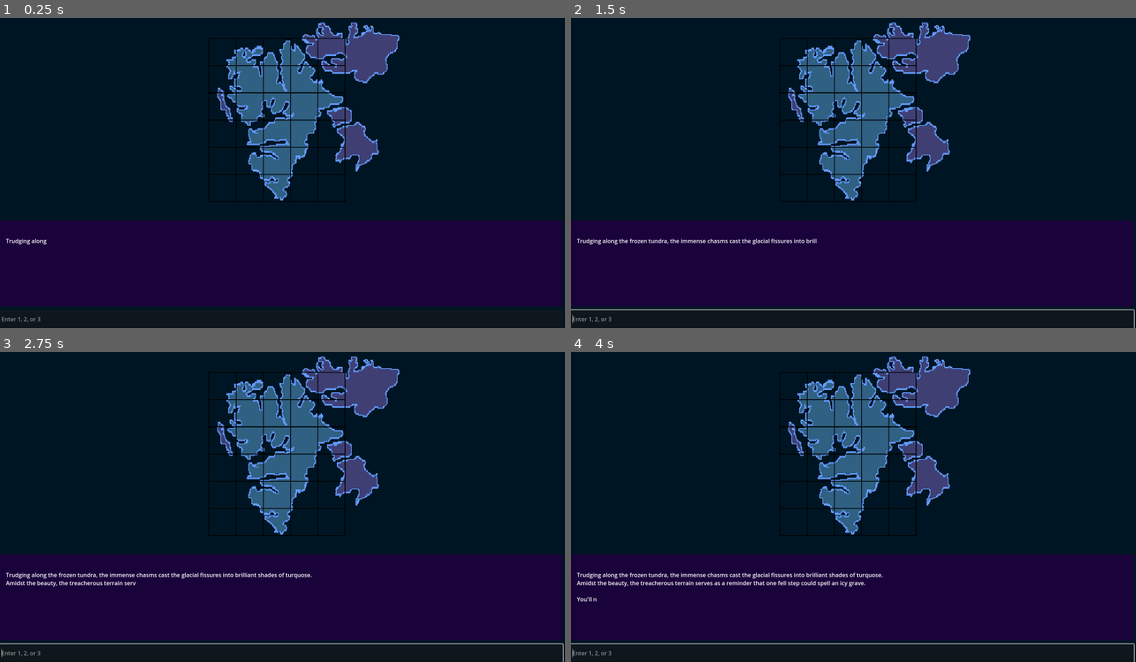
Above: before the commit, frames 1-4 (two rows, left to right).
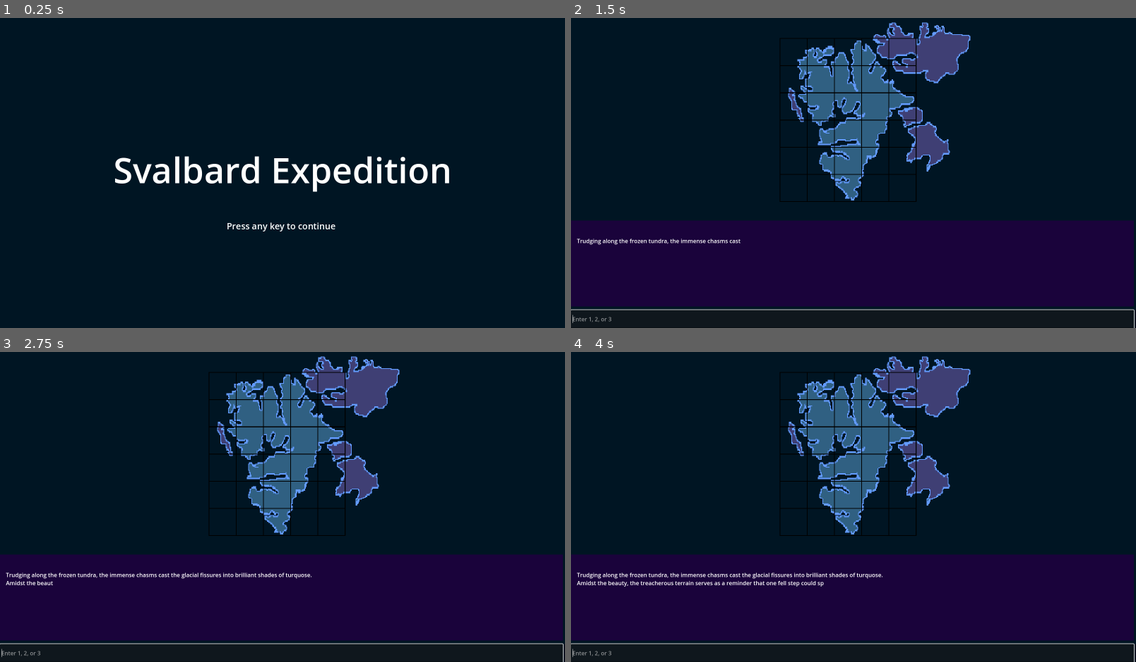
Above: after the commit, the same moments.

Repository: sshook98/SvalbardRepository
Game: Godot game, scene res://title_screen.tscn
Same seed, same stepped clock (60 frames per second), same inputs: the game is played once before the commit and once after it. Before the commit the project starts from res://game_manager.tscn.
Inputs (mouse positions are in pixels of both pictures, inside the frame that each line leads up to):
- Up to frame 1 (0.25 s): no input
- Up to frame 2 (1.5 s): tap Enter at 0.5 s; click (853, 318) at 1.27 s; type "12" at 1.35 s
- Up to frame 3 (2.75 s): no input
- Up to frame 4 (4 s): tap Space at 2.75 s; tap Enter at 3.5 s

The runs differ from the first frame. In frame 1, 38% of the frame differs, in the area x 0-100%, y 1-99%; in frame 2, 0.1%; in frame 3, 0.1%; in frame 4, less than 0.1%.

Commit message:
Added title screen
Added title screen labels and script
Set title screen as main screen

Diff:
--- a/project.godot
+++ b/project.godot
@@ -11,7 +11,7 @@
 [application]
 
 config/name="SvalbardExpedition"
-run/main_scene="res://game_manager.tscn"
+run/main_scene="res://title_screen.tscn"
 config/features=PackedStringArray("4.3", "Forward Plus")
 config/icon="res://icon.svg"
 
--- /dev/null
+++ b/title_screen.gd
@@ -0,0 +1,16 @@
+extends Control
+
+
+# Called when the node enters the scene tree for the first time.
+func _ready() -> void:
+	pass # Replace with function body.
+
+
+# Called every frame. 'delta' is the elapsed time since the previous frame.
+func _process(delta: float) -> void:
+	pass
+
+
+func _unhandled_input(event):
+	if event is InputEventKey:
+		get_tree().change_scene_to_file("res://game_manager.tscn")
--- /dev/null
+++ b/title_screen.tscn
@@ -0,0 +1,48 @@
+[gd_scene load_steps=2 format=3 uid="uid://diklarqmymm6u"]
+
+[ext_resource type="Script" path="res://title_screen.gd" id="1_771a1"]
+
+[node name="Title_Screen" type="Control"]
+layout_mode = 3
+anchors_preset = 15
+anchor_right = 1.0
+anchor_bottom = 1.0
+grow_horizontal = 2
+grow_vertical = 2
+script = ExtResource("1_771a1")
+
+[node name="Title_Text" type="Label" parent="."]
+layout_mode = 1
+anchors_preset = 8
+anchor_left = 0.5
+anchor_top = 0.5
+anchor_right = 0.5
+anchor_bottom = 0.5
+offset_left = -20.0
+offset_top = -11.5
+offset_right = 20.0
+offset_bottom = 11.5
+grow_horizontal = 2
+grow_vertical = 2
+theme_override_font_sizes/font_size = 100
+text = "Svalbard Expedition"
+horizontal_alignment = 1
+vertical_alignment = 1
+
+[node name="Continue_Text" type="Label" parent="."]
+layout_mode = 1
+anchors_preset = 7
+anchor_left = 0.5
+anchor_top = 1.0
+anchor_right = 0.5
+anchor_bottom = 1.0
+offset_left = -312.0
+offset_top = -324.0
+offset_right = 305.0
+offset_bottom = -255.0
+grow_horizontal = 2
+grow_vertical = 0
+theme_override_font_sizes/font_size = 25
+text = "Press any key to continue"
+horizontal_alignment = 1
+vertical_alignment = 1
